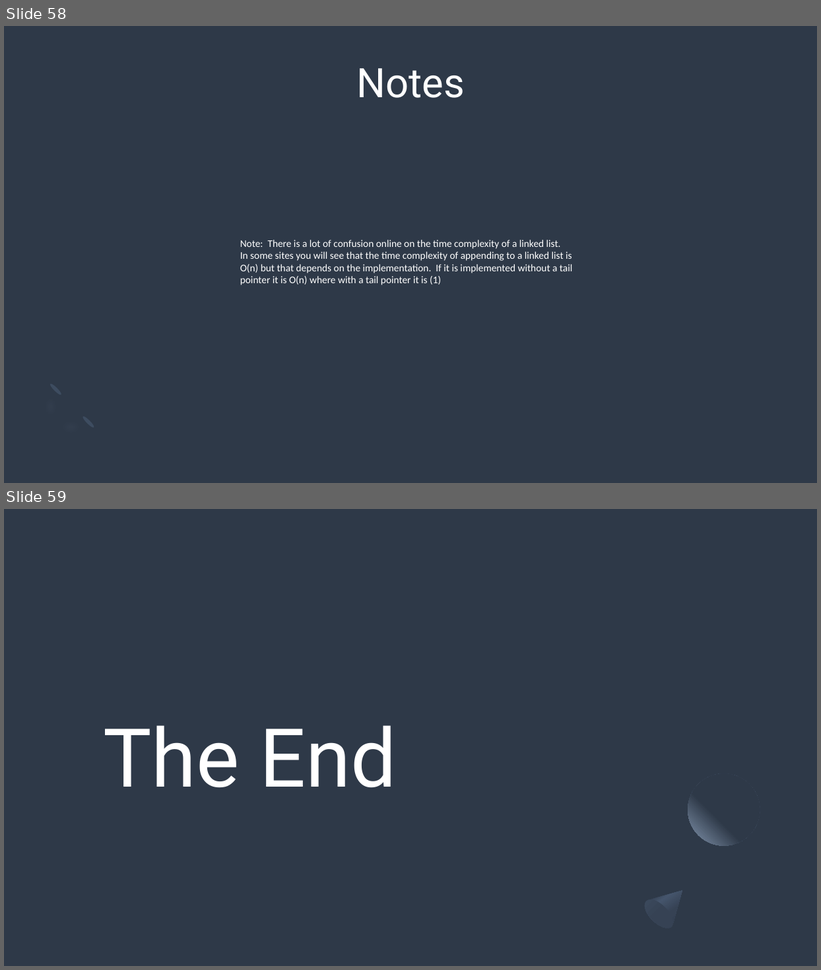
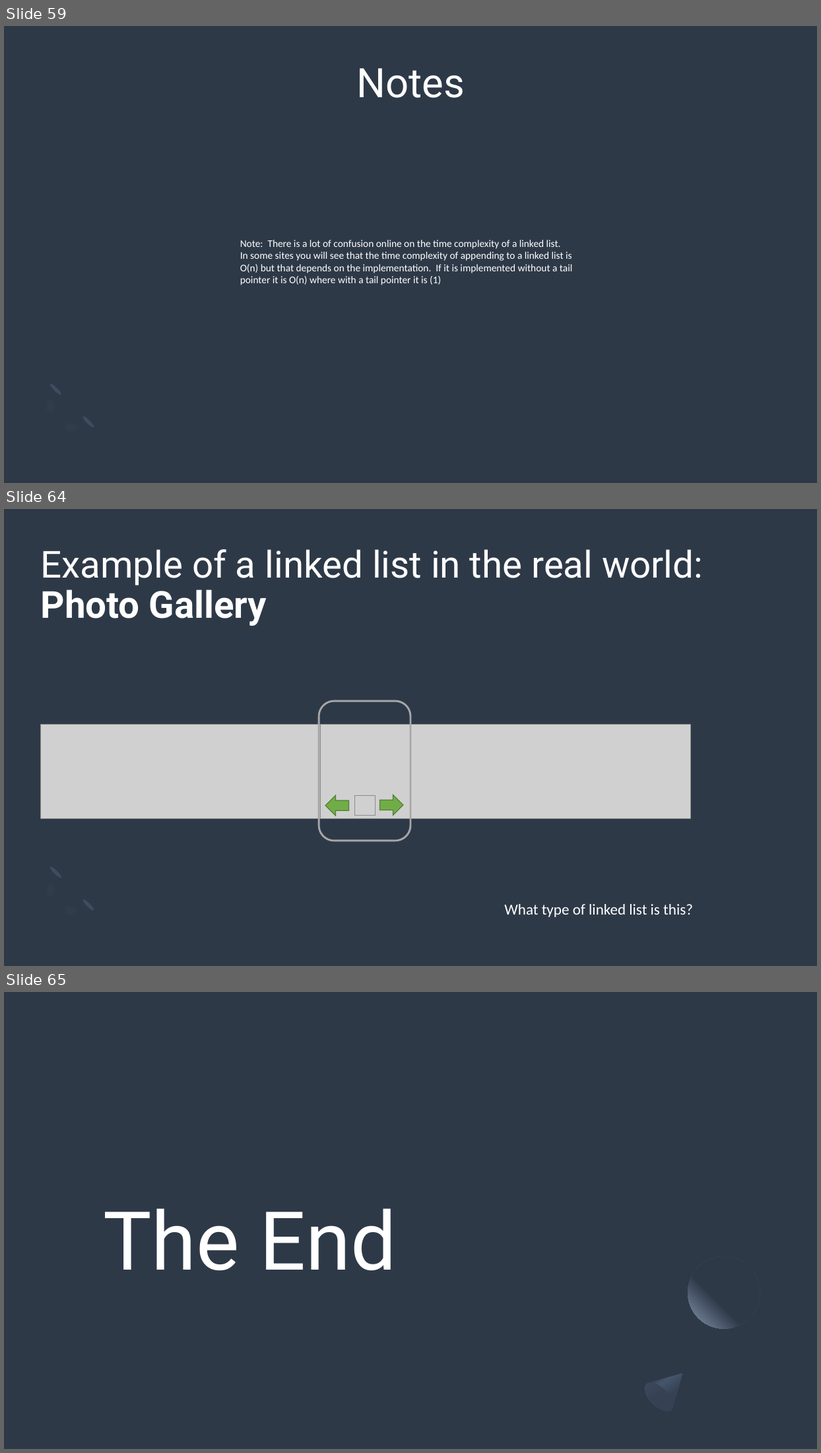
Before and after one commit to echoaj/TCS_PowerPoints, a slide deck: PowerPoints/Linked Lists.pptx. Shown one above the other, each under a label of ours: slides 58 and 59 before the commit, slides 59, 64 and 65 after it; the slides between them are not shown. The pictures are 821x970 and 821x1453 pixels, drawn with LibreOffice and Linux fonts; fonts in the diff are those of the drawing; grey boxes stand for pictures. Boxes give left, top, right and bottom in pixels: in the first picture for what was removed or moved away, otherwise in the second. Text is boxed around its words. In the diff, an @@ line names an element or a change of style, - is before the commit and + after.

Commit message:
linked lists

```diff
--- a/PowerPoints/Linked Lists.pptx
+++ b/PowerPoints/Linked Lists.pptx
@@ slide 64 added at [4, 509, 817, 966], background #2E3948; not listed: 3 template elements that a slide beside it also shows @@
@@ title added at [41, 549, 703, 626], 44 pt, text #FFFFFF @@
+Example of a linked list in the real world:
+Photo Gallery
@@ rounded rectangle added at [319, 701, 411, 841], outline #A6A6A6 2.25 pt @@
@@ picture added at [40, 724, 321, 819] @@
@@ picture added at [321, 724, 691, 819] @@
@@ right arrow added at [325, 795, 349, 816], fill #70AD47, outline #538035 1 pt @@
@@ picture added at [354, 795, 375, 816] @@
@@ right arrow added at [380, 795, 403, 815], fill #70AD47, outline #538035 1 pt @@
@@ text added at [504, 904, 693, 918], 18 pt, text #FFFFFF @@
+What type of linked list is this?
@@ what was slide 58 is now slide 59 @@
@@ what was slide 59 is now slide 65 @@
```
Also in this commit, not shown: 2 slides changed, 5 other slides added.
